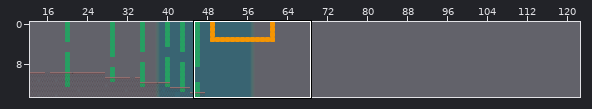
An edit to a level. Tiled map, so21/Resources/map.tmx. The first picture is a wide view before the edit; the outline marks the close-up.
Close-up. First the earlier version:
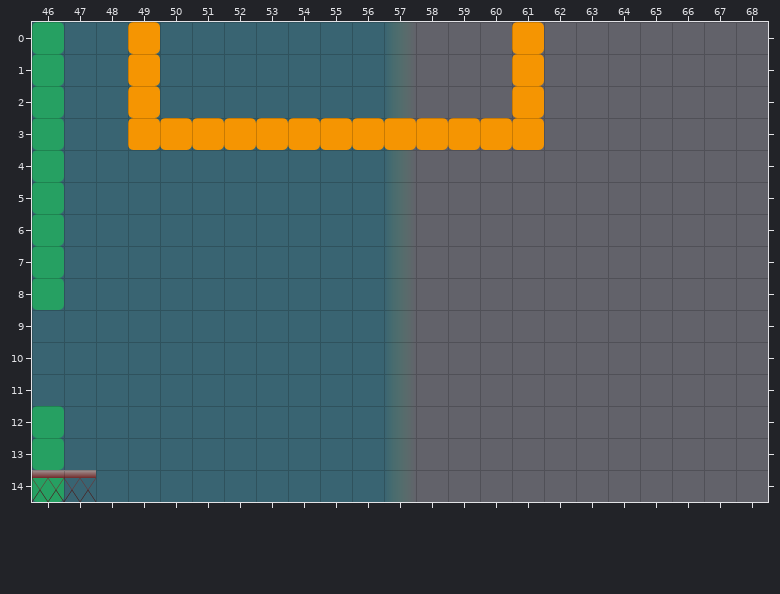
Cells are 32x32 px. Shown: x 46..68, y 0..14. The commit also changed other parts of the map, which this record leaves out.
Now the later version:
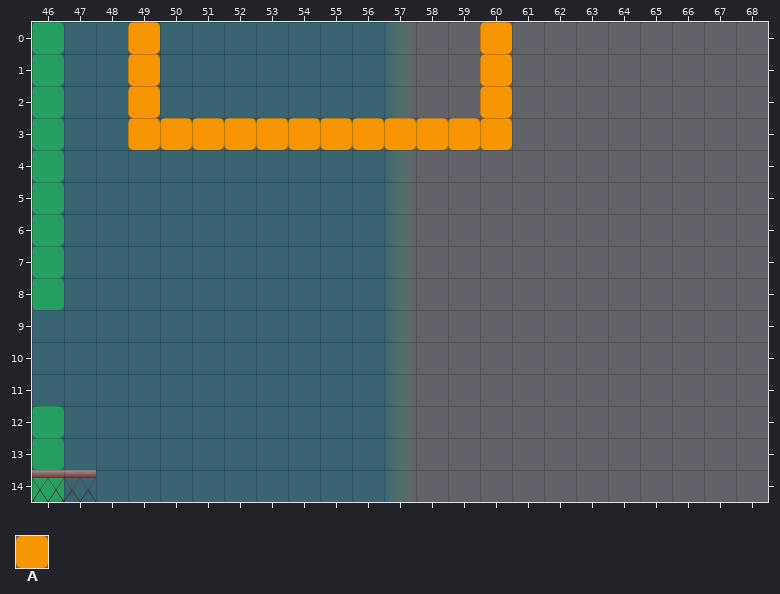
Key: from "tiles": A 26.
_ is an empty cell.
Difference:
Layer "Foreground colliding":
y 0..2: x 60..61 _A -> A_
y 3: x 61 A -> _
